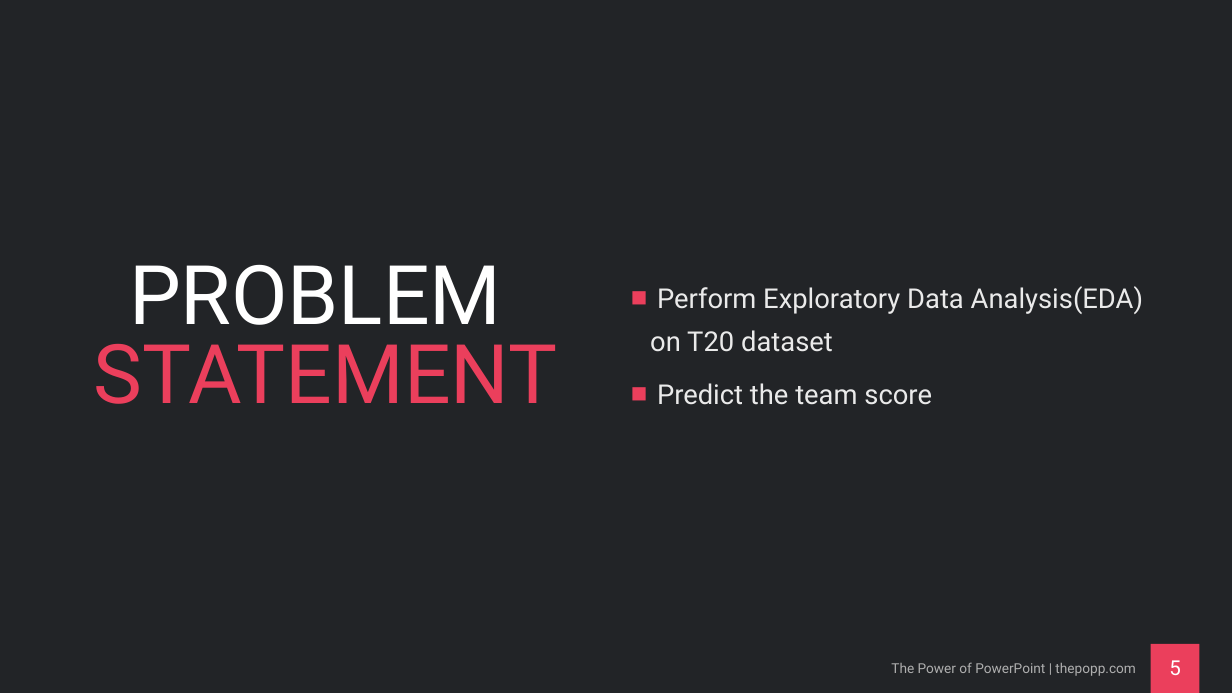
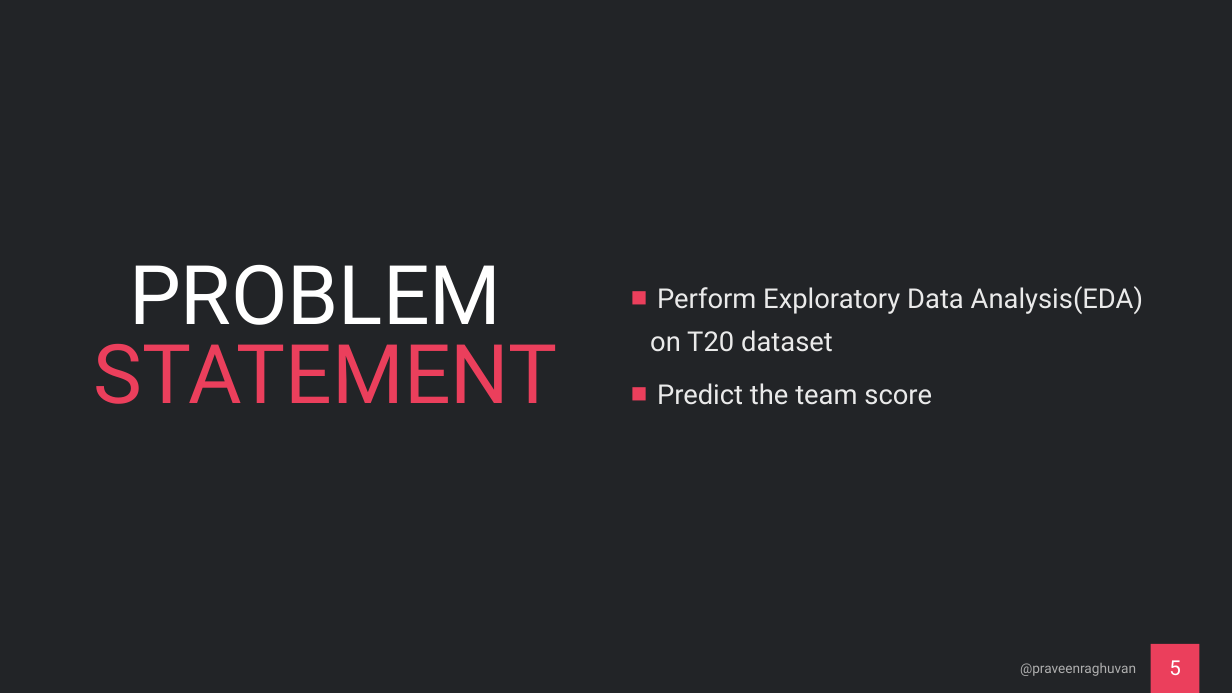
Before and after one commit to praveenraghuvanshi/tech-sessions, a slide deck: slide 5 of 16062021-Global-AI-Community-2021/cricket-analytics.pptx. Drawn at 1232x693 pixels with LibreOffice and Linux fonts; fonts in the diff are those of the drawing. Boxes give left, top, right and bottom in pixels: in the first picture for what was removed or moved away, otherwise in the second. Text is boxed around its words. In the diff, an @@ line names an element or a change of style, - is before the commit and + after.

```diff
--- a/16062021-Global-AI-Community-2021/cricket-analytics.pptx
+++ b/16062021-Global-AI-Community-2021/cricket-analytics.pptx
@@ text at box(1020, 663, 1136, 676): text changed @@
-The Power of PowerPoint | thepopp.com
+@praveenraghuvan
```
Also in this commit, not shown: 3 other slides changed, 1 slide added, 68 slides removed, 3 other files.
